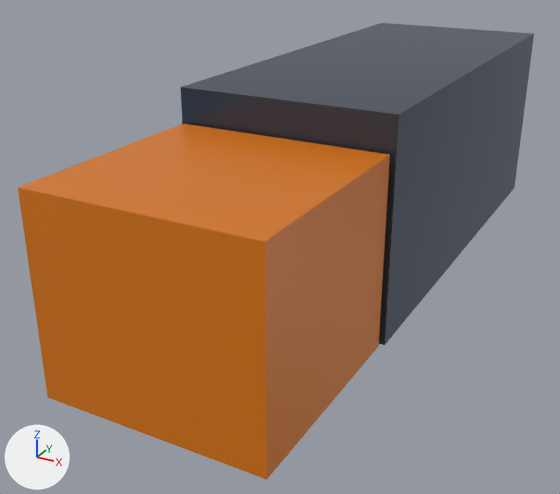
Before and after pictures for a commit that changed the glTF model public/assets/models/vehicles/veh_truck_01.glb.
Before and after are seen from a camera (50 mm lens) standing at (3.88, -8.3, 4.96) and looking at (-0.61, -0.14, 0.88). The axes (+X, +Y, +Z) are drawn at lower left. The lights are the same throughout. The first picture is the older version. Where no turn or scale is listed for an object, it has been applied to the vertices. Vertices at exactly the same position are counted once.
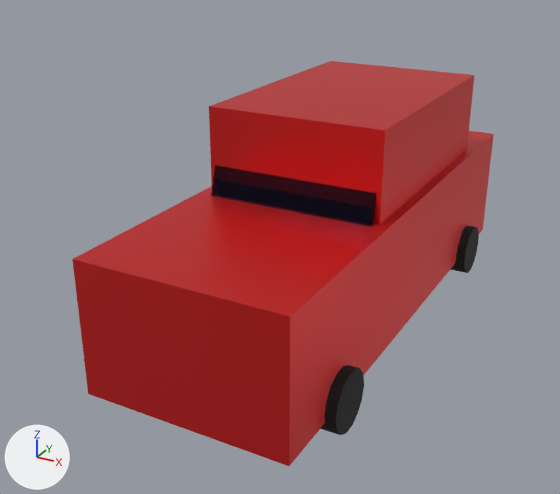
Where the change shows, as pixel boxes [x1, y1, x2, y2] in the pictures (560 x 494 px):
'Mesh_0', recoloured, surface changed, moved, rescaled (13% wider)
    before: [18, 124, 390, 480]
    after: [72, 131, 494, 466]
'Mesh_1', recoloured, surface changed, moved, rescaled
    before: [181, 23, 534, 345]
    after: [209, 61, 474, 224]
'Mesh_2', now drawn
    after: [211, 165, 376, 227]
'Mesh_4', added (black)
    after: [320, 365, 364, 435]
'Mesh_6', added (black)
    after: [450, 225, 479, 273]

The change in detail:
Material 'Material_0' (mat_material_0) changes colour from orange #d97706 to red #dc2626; in linear values from (0.694, 0.184, 0.00182) to (0.716, 0.0194, 0.0194).
In material 'Material_0' (mat_material_0), metallic goes from 0.0 to 0.6.
Material 'Material_2' (mat_material_2) is new.
Its base color is (0.00857, 0.00857, 0.00857) (black #171717).
Its roughness is 0.8.
me_mesh_0 is used by ob_mesh_0; location (0.0, -2.5, 1.6).
me_mesh_0 had 8 vertices, 12 faces and spanned x -1.25..1.25, y -1.25..1.25, z -1.1..1.1.
me_mesh_0 now has 8 vertices, 12 faces and spans x -1.2..1.2, y -3.25..3.25, z -0.78..0.78.
me_mesh_0 part 1: the whole mesh is scaled about its middle by (0.96, 2.6, 0.709).
me_mesh_1 is used by ob_mesh_1; location (0.0, 1.8, 1.8).
me_mesh_1 had 8 vertices, 12 faces and spanned x -1.3..1.3, y -3.0..3.0, z -1.3..1.3.
me_mesh_1 no longer uses material mat_material_1 (dark blue #475569).
me_mesh_1 now has 8 vertices, 12 faces and spans x -1.08..1.08, y -1.62..1.62, z -0.65..0.65.
me_mesh_1 part 2: the whole mesh is scaled about its middle by (0.831, 0.542, 0.5).
me_mesh_1 gains material mat_material_0 (red #dc2626).
Mesh me_mesh_6 is new.
It has 32 vertices, 56 faces and spans x -0.125..0.125, y -0.35..0.35, z -0.341..0.341.
It uses material mat_material_2 (black #171717).
Object 'Mesh_0' (ob_mesh_0) moves from (0.0, -2.5, 1.6) to (0.0, 0.0, 1.04).
Object 'Mesh_1' (ob_mesh_1) moves from (0.0, 1.8, 1.8) to (0.0, 0.65, 2.21).
Object 'Mesh_6' (ob_mesh_6) is new; it shows me_mesh_6.
Its location is (1.2, 2.17, 0.35).
Object 'Mesh_4' (ob_mesh_4) is new; it shows a copy of me_mesh_6.
Its location is (1.2, -2.17, 0.35).
